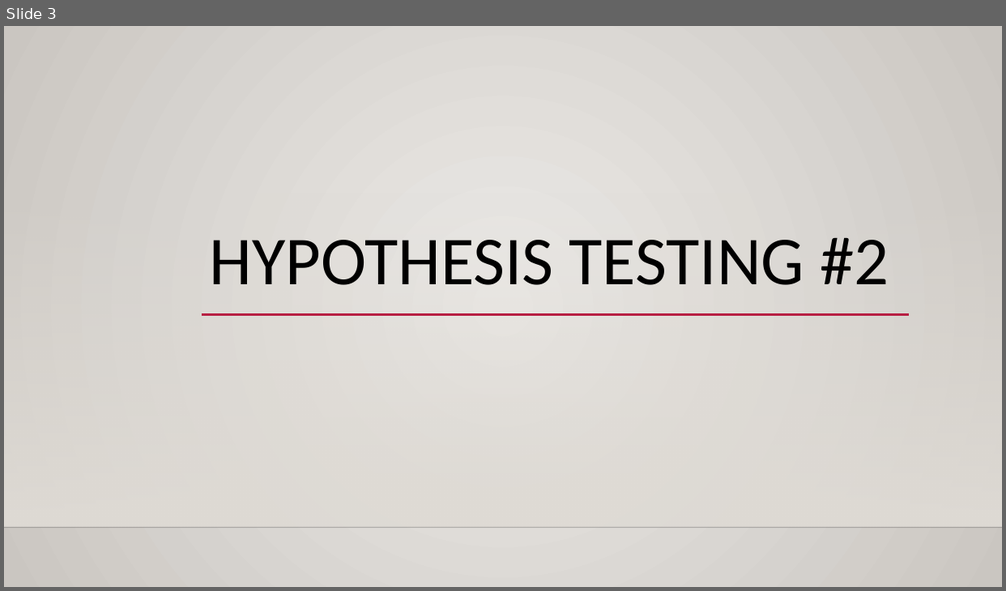
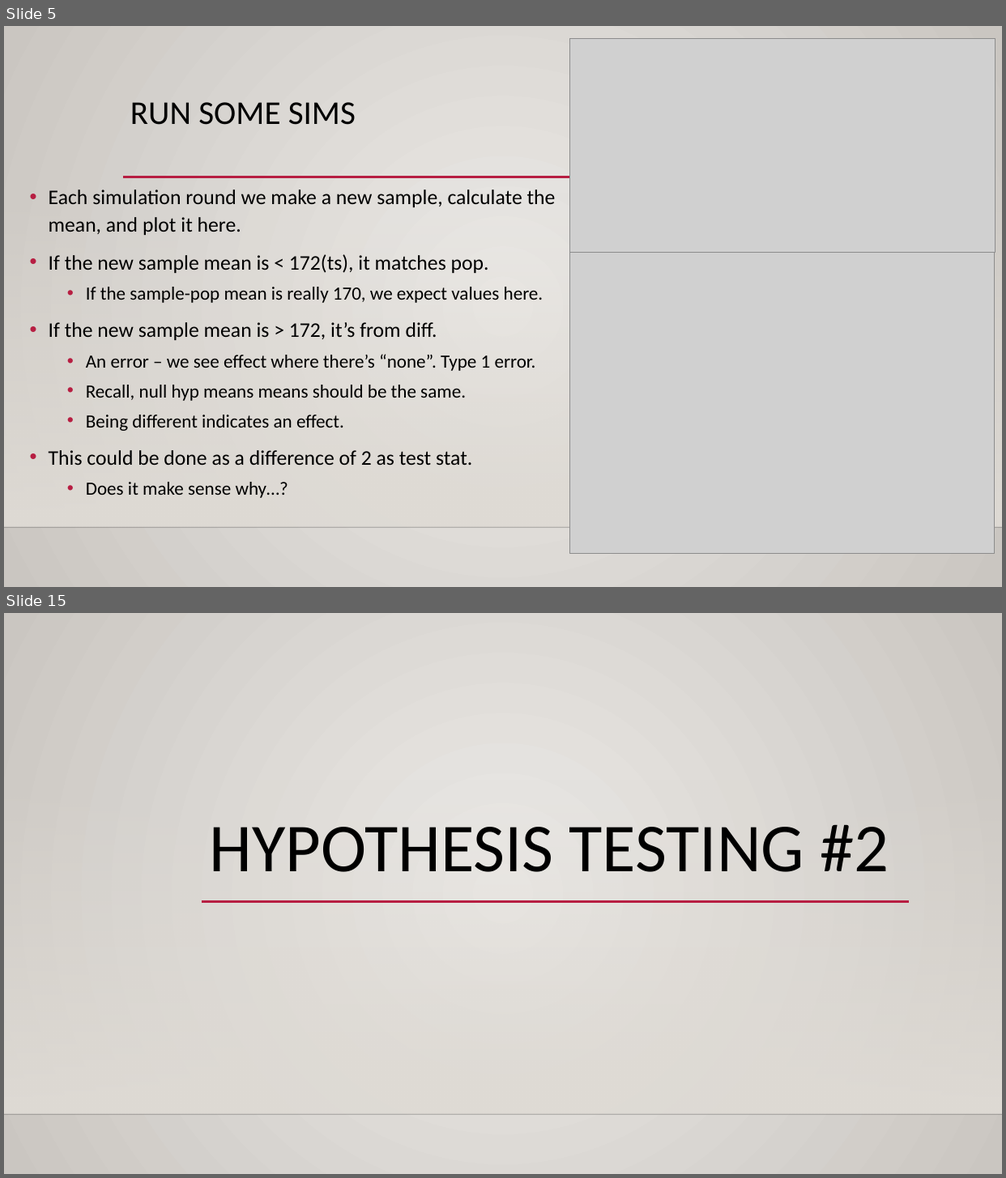
Before and after one commit to AkeemSemperDataScience/Basic_Stats_in_Python_Student_Repository, a slide deck: reference_material/slides/hyp_test_2_power.pptx. Shown one above the other, each under a label of ours: slide 3 before the commit, slides 5 and 15 after it; the slides between them are not shown. The pictures are 1006x591 and 1006x1178 pixels, drawn with LibreOffice and Linux fonts; fonts in the diff are those of the drawing; grey boxes stand for pictures; background and template pictures are left out. Boxes give left, top, right and bottom in pixels: in the first picture for what was removed or moved away, otherwise in the second. Text is boxed around its words. In the diff, an @@ line names an element or a change of style, - is before the commit and + after.

```diff
--- a/reference_material/slides/hyp_test_2_power.pptx
+++ b/reference_material/slides/hyp_test_2_power.pptx
@@ slide 5 added at [4, 26, 1002, 587], background gradient #ECEAE7 to #CAC7C1; not listed: 2 template elements that a slide beside it also shows @@
@@ picture added at [570, 39, 995, 252] @@
@@ title added at [130, 102, 356, 125], 32 pt, text #000000 @@
+RUN SOME SIMS
@@ text added at [49, 190, 556, 498], 18 pt, text #000000 @@
+• Each simulation round we make a new sample, calculate the mean, and plot it here.
+• If the new sample mean is < 172(ts), it matches pop.
+  • If the sample-pop mean is really 170, we expect values here.
+• If the new sample mean is > 172, it’s from diff.
+  • An error – we see effect where there’s “none”. Type 1 error.
+  • Recall, null hyp means means should be the same.
+  • Being different indicates an effect.
+• This could be done as a difference of 2 as test stat.
+  • Does it make sense why…?
@@ line added from (123, 177) to (910, 177), #B71E42 2.5 pt @@
@@ picture added at [570, 252, 995, 554] @@
@@ what was slide 3 is now slide 15 @@
```
Also in this commit, not shown: 1 slide changed, 11 other slides added, 3 other files.
